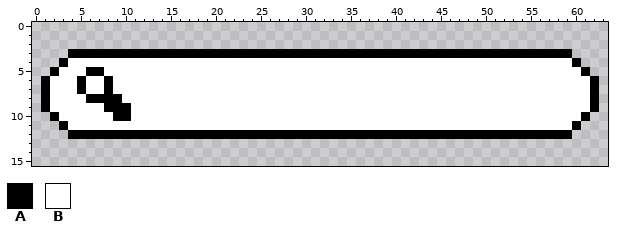
File history of a pixel-art file, Development Limbo/Assets/Art/MenuAndUi/search_bar.aseprite. Above, as it was before the edit.
64x16 pixels, 1 frame.
Palette (. is transparent): A #000000  B #ffffff
Pixels before, first column x 1:
 3 ...AAAAAAAAAAAAAAAAAAAAAAAAAAAAAAAAAAAAAAAAAAAAAAAAAAAAAAAA...
 4 ..ABBBBBBBBBBBBBBBBBBBBBBBBBBBBBBBBBBBBBBBBBBBBBBBBBBBBBBBBA..
 5 .ABBBAABBBBBBBBBBBBBBBBBBBBBBBBBBBBBBBBBBBBBBBBBBBBBBBBBBBBBA.
 6 ABBBABBABBBBBBBBBBBBBBBBBBBBBBBBBBBBBBBBBBBBBBBBBBBBBBBBBBBBBA
 7 ABBBABBABBBBBBBBBBBBBBBBBBBBBBBBBBBBBBBBBBBBBBBBBBBBBBBBBBBBBA
 8 ABBBBAAAABBBBBBBBBBBBBBBBBBBBBBBBBBBBBBBBBBBBBBBBBBBBBBBBBBBBA
 9 ABBBBBBAAABBBBBBBBBBBBBBBBBBBBBBBBBBBBBBBBBBBBBBBBBBBBBBBBBBBA
10 .ABBBBBBAABBBBBBBBBBBBBBBBBBBBBBBBBBBBBBBBBBBBBBBBBBBBBBBBBBA.
11 ..ABBBBBBBBBBBBBBBBBBBBBBBBBBBBBBBBBBBBBBBBBBBBBBBBBBBBBBBBA..
12 ...AAAAAAAAAAAAAAAAAAAAAAAAAAAAAAAAAAAAAAAAAAAAAAAAAAAAAAAA...
New version:
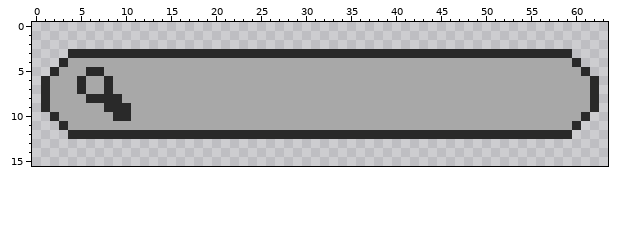
Changes in this commit:
Colour A changes from #000000 to #292929.
Colour B changes from #ffffff to #a8a8a8.
Pixel boxes of the changes (left, top, right, bottom) in both pictures:
changed: (41, 49, 599, 139)
